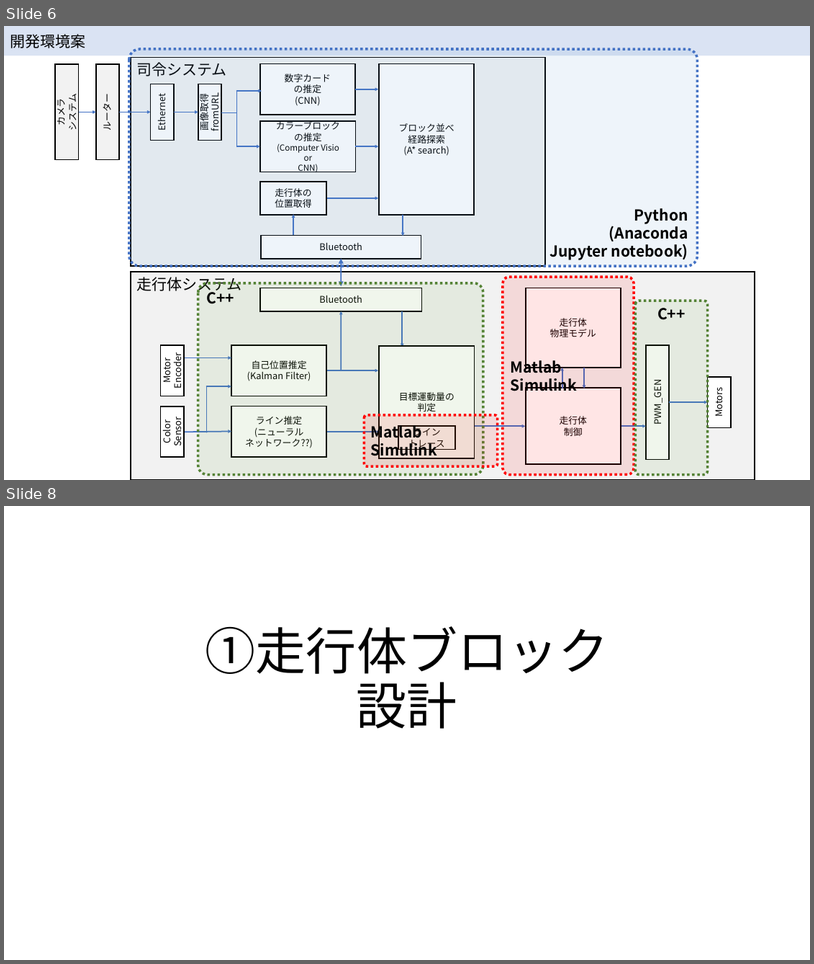
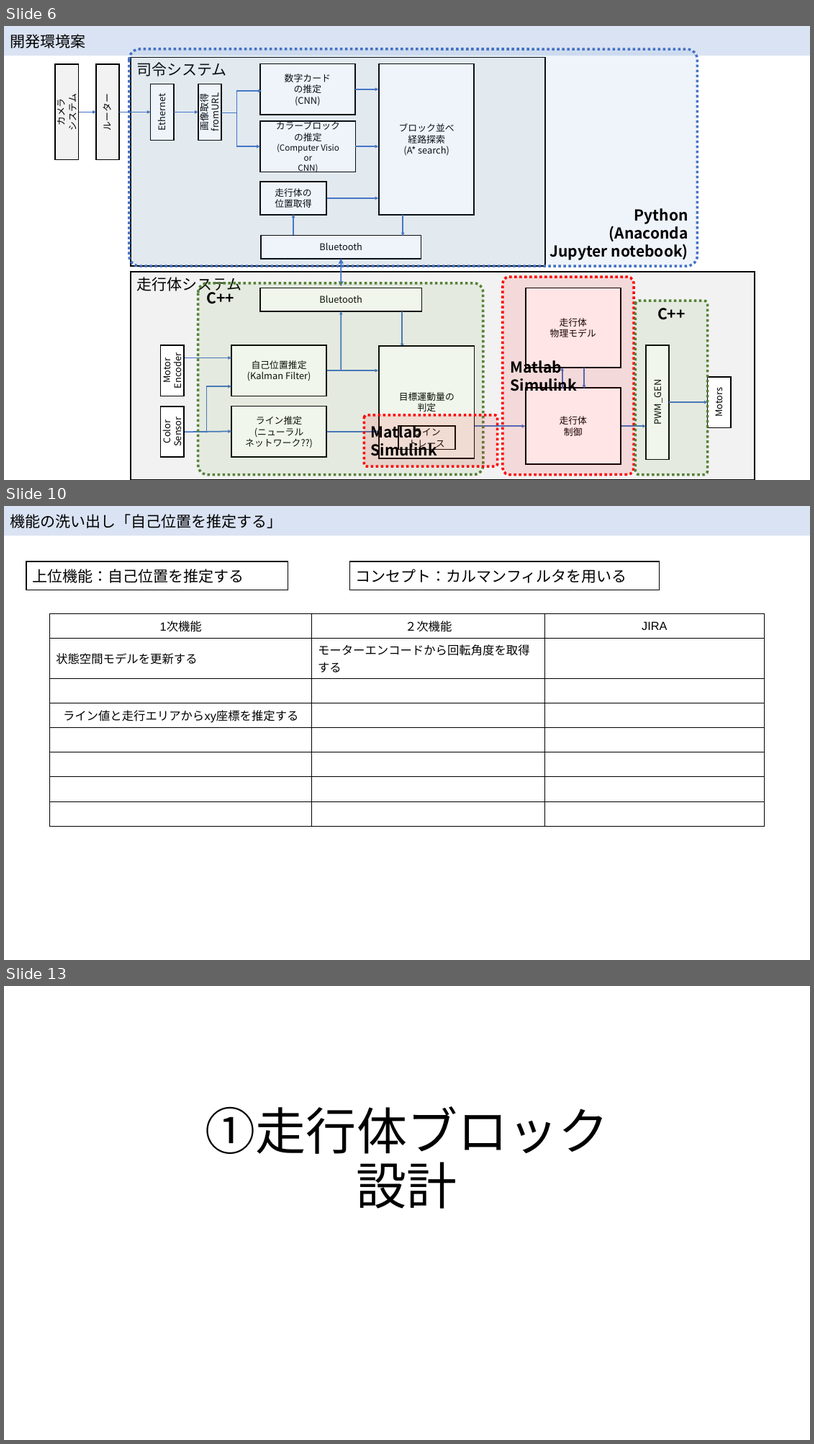
Before and after one commit to McRobo2019/ET_Robo_2019, a slide deck: Documents/hirojiren_設計ノート.pptx. Shown one above the other, each under a label of ours: slides 6 and 8 before the commit, slides 6, 10 and 13 after it; the slides between them are not shown. The pictures are 814x964 and 814x1444 pixels, drawn with LibreOffice and Linux fonts; fonts in the diff are those of the drawing. Boxes give left, top, right and bottom in pixels: in the first picture for what was removed or moved away, otherwise in the second. Text is boxed around its words. In the diff, an @@ line names an element or a change of style, - is before the commit and + after.

Commit message:
KP-135 機能の洗い出し

```diff
--- a/Documents/hirojiren_設計ノート.pptx
+++ b/Documents/hirojiren_設計ノート.pptx
@@ slide 10 added at [4, 506, 810, 960], background #FFFFFF @@
@@ rectangle added at [4, 506, 810, 536], fill #DAE3F3, 18 pt, text #000000 @@
+機能の洗い出し「自己位置を推定する」
@@ rectangle added at [26, 561, 288, 590], fill #FFFFFF, outline #000000 1.5 pt, 18 pt, text #000000 @@
+上位機能：自己位置を推定する
@@ rectangle added at [350, 561, 660, 590], fill #FFFFFF, outline #000000 1.5 pt, 18 pt, text #000000 @@
+コンセプト：カルマンフィルタを用いる
@@ table added at [50, 614, 764, 820], 8 rows, 3 columns @@
+1次機能 | ２次機能 | JIRA
+状態空間モデルを更新する | モーターエンコードから回転角度を取得する | 
+ |  | 
+ライン値と走行エリアからxy座標を推定する |  | 
+ |  | 
+ |  | 
+ |  | 
+ |  | 
@@ what was slide 8 is now slide 13 @@
```
Also in this commit, not shown: 1 slide changed, 4 other slides added.
